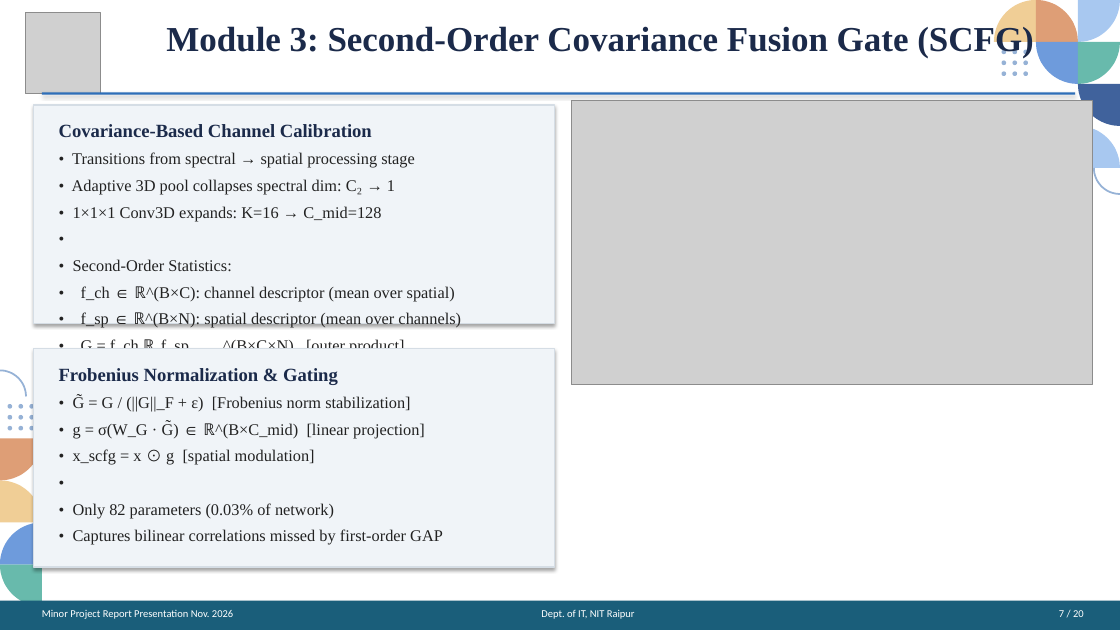
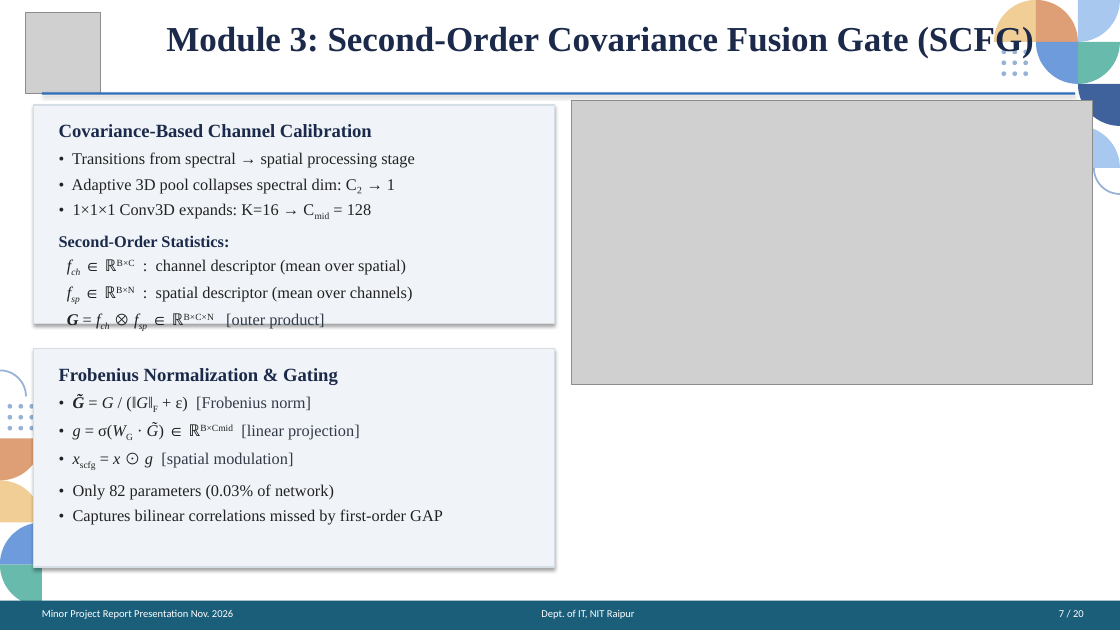
Before and after one commit to codeforlifeee/paper, a slide deck: slide 7 of SGSCF_Net_Final_Presentation.pptx. Drawn at 1120x630 pixels with LibreOffice and Linux fonts; fonts in the diff are those of the drawing; grey boxes stand for pictures. Boxes give left, top, right and bottom in pixels: in the first picture for what was removed or moved away, otherwise in the second. Text is boxed around its words. In the diff, an @@ line names an element or a change of style, - is before the commit and + after.

```diff
--- a/SGSCF_Net_Final_Presentation.pptx
+++ b/SGSCF_Net_Final_Presentation.pptx
@@ text at <box>59,203,413,329</box>: text changed @@
-• 1×1×1 Conv3D expands: K=16 → C_mid=128
-•
-• Second-Order Statistics:
-• f_ch ∈ ℝ^(B×C): channel descriptor (mean over spatial)
-• f_sp ∈ ℝ^(B×N): spatial descriptor (mean over channels)
-• G = f_ch ⊗ f_sp ∈ ℝ^(B×C×N) [outer product]
+• 1×1×1 Conv3D expands: K=16 → Cmid = 128
+Second-Order Statistics:
+fch ∈ ℝB×C : channel descriptor (mean over spatial)
+fsp ∈ ℝB×N : spatial descriptor (mean over channels)
+G = fch ⊗ fsp ∈ ℝB×C×N [outer product]
@@ text at <box>73,396,360,468</box>: text changed; text colour #222222 to #333A47 @@
-• G̃ = G / (||G||_F + ε) [Frobenius norm stabilization]
-• g = σ(W_G · G̃) ∈ ℝ^(B×C_mid) [linear projection]
-• x_scfg = x ⊙ g [spatial modulation]
-•
+• G̃ = G / (‖G‖F + ε) [Frobenius norm]
+• g = σ(WG · G̃) ∈ ℝB×Cmid [linear projection]
+• xscfg = x ⊙ g [spatial modulation]
@@ text at <box>73,484,443,525</box>: more space between paragraphs; less space between paragraphs @@
```
Also in this commit, not shown: 4 other slides changed, 1 other file.
